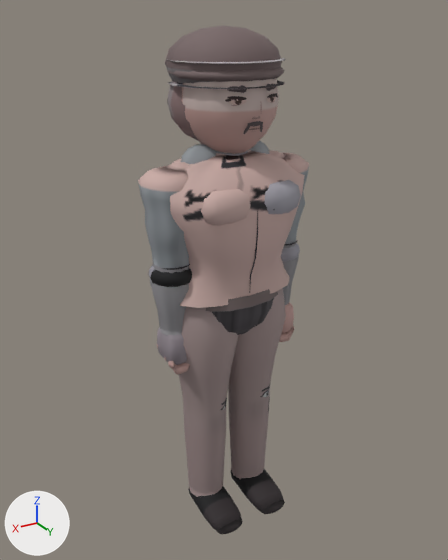
The glTF model assets/roster/models/dojiung_a.glb: old version first, new version second.
The view is the same before and after, from a camera (50 mm lens) standing at (1.152, 1.891, 1.964) and looking at (0.001, -0.027, 1.005). The lights are fixed; the arrows at lower left show +X, +Y and +Z. The first picture is the older version. Vertices at exactly the same position are counted once.

Names of what the first picture shows: 'Body'.
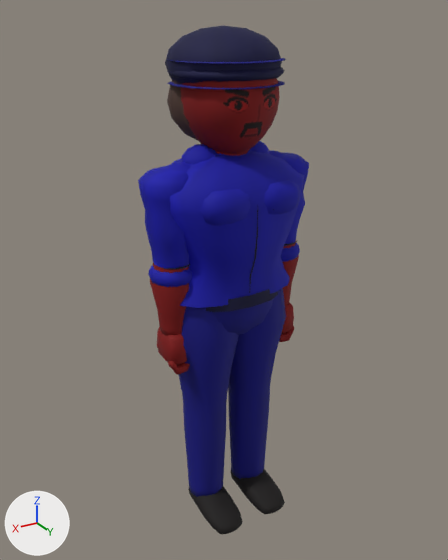
Boxes (x1, y1, x2, y2) around the edits, measured in the pictures (448 x 560 px; the box of a moved part takes in the faces that stretch with it):
```json
{"part": 1, "of": "me_mesh_0", "change": "deleted", "before": [225, 93, 278, 134]}
{"part": 2, "of": "me_mesh_0", "change": "moved or reshaped", "before": [182, 63, 282, 154], "after": [181, 63, 282, 154]}
{"part": 3, "of": "me_mesh_0", "change": "recoloured", "before": [138, 26, 309, 534], "after": [138, 26, 309, 534], "on screen": "darker"}
```

Scene script edits in JSON lines:
```json
{"block": "me_mesh_0", "where": "# used by ob_body; location = (0.0, 0.0, 0.0)"}
{"op": "remove", "block": "me_mesh_0", "code": "me_mesh_0.from_pydata(...)  # 4888 vertices, 8976 faces; spans x -0.34..0.34, y -0.23..0.23, z -0.03..1.93"}
{"op": "add", "block": "me_mesh_0", "code": "me_mesh_0.from_pydata(...)  # 4003 vertices, 7570 faces; spans x -0.34..0.34, y -0.23..0.23, z -0.03..1.93"}
{"block": "me_mesh_0", "change": "me_mesh_0 part 1: 18 loose pieces with 774 vertices, spanning x -0.1..0.1, y 0.15..0.18, z 1.6..1.72, are deleted"}
{"block": "me_mesh_0", "change": "me_mesh_0 part 2: 52 vertices moved from x -0.13..0.12, y -0.14..0.17, z 1.5..1.76 to x -0.12..0.12, y -0.11..0.17, z 1.5..1.82; 382 vertices removed from x -0.17..0.17, y -0.17..0.17, z 1.5..1.88; 271 vertices added at x -0.17..0.18, y -0.17..0.17, z 1.49..1.88"}
{"block": "me_mesh_0", "change": "me_mesh_0 part 3: 6959 kept faces spanning x -0.34..0.34, y -0.23..0.23, z -0.03..1.93 get new vertex colours"}
```
